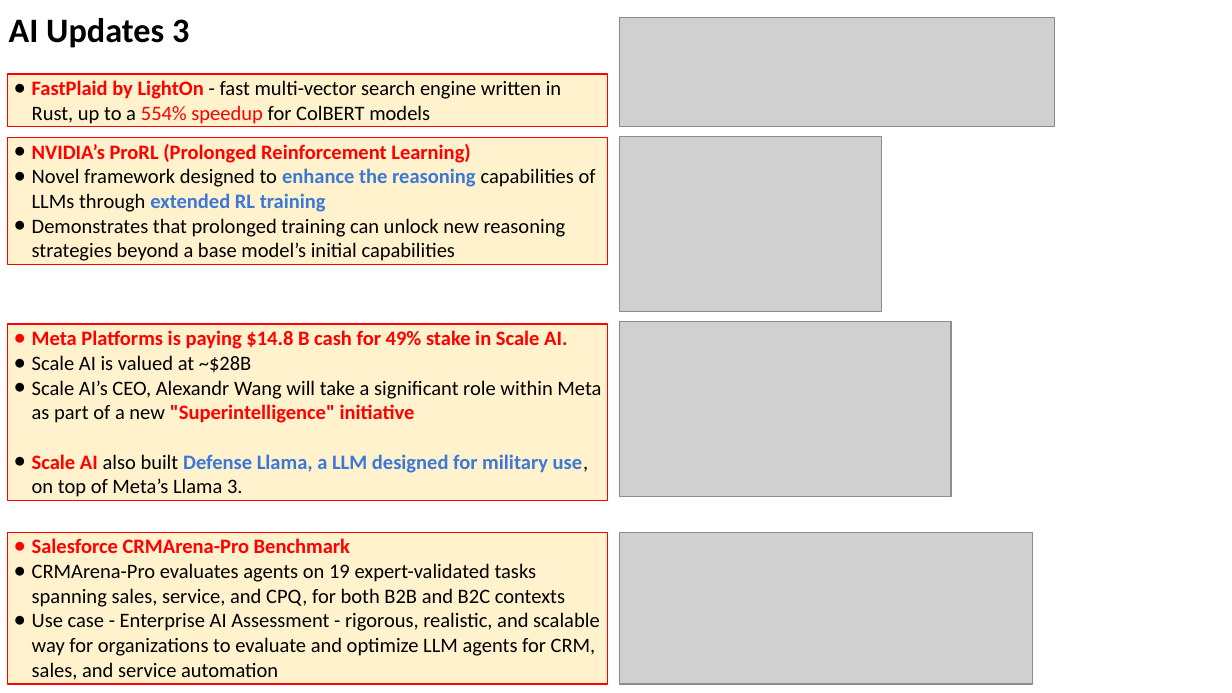
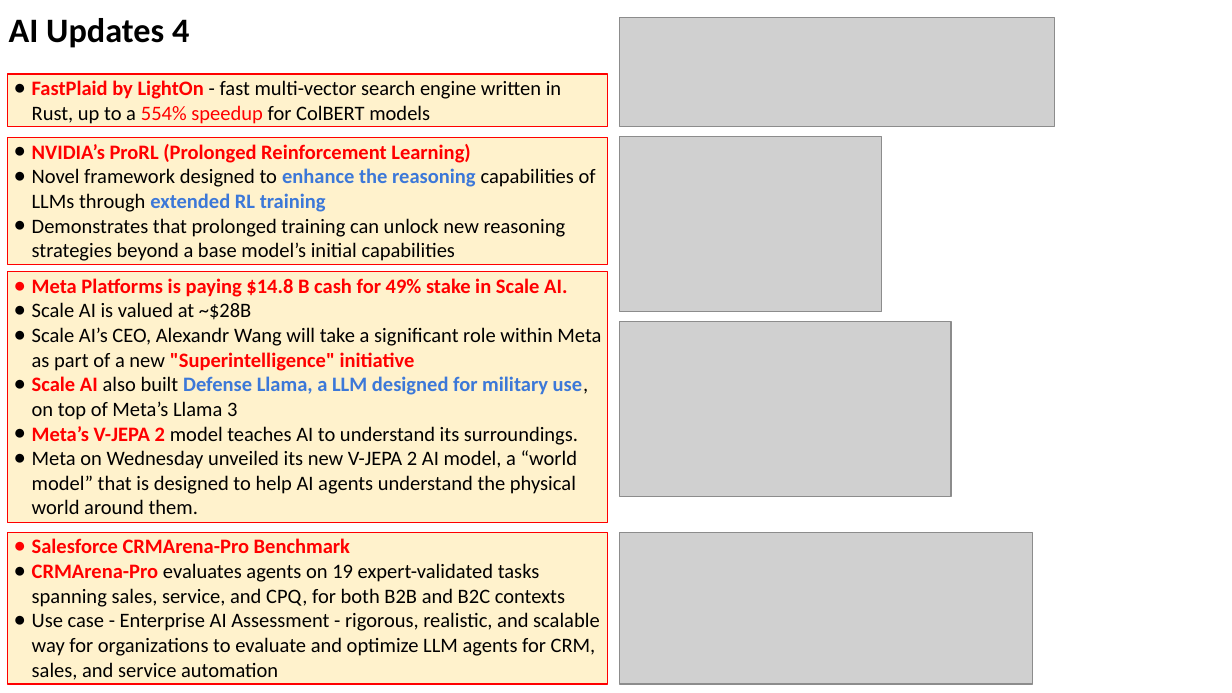
Before and after one commit to lselector/seminar, a slide deck: slide 7 of 2025/2025-06-13-AI-Updates.pptx (slide 6 before the commit). Drawn at 1232x693 pixels with LibreOffice and Linux fonts; fonts in the diff are those of the drawing; grey boxes stand for pictures. Boxes give left, top, right and bottom in pixels: in the first picture for what was removed or moved away, otherwise in the second. Text is boxed around its words. In the diff, an @@ line names an element or a change of style, - is before the commit and + after.

```diff
--- a/2025/2025-06-13-AI-Updates.pptx
+++ b/2025/2025-06-13-AI-Updates.pptx
@@ text at (x1=9, y1=18, x2=189, y2=48): text changed @@
-AI Updates 3
+AI Updates 4
@@ rectangle "Meta Platforms is paying $14.8 ..." resized from (x1=7, y1=324, x2=607, y2=500) to (x1=7, y1=271, x2=607, y2=522) @@
@@ text in rectangle at (x1=32, y1=376, x2=588, y2=514): text changed; text colour #3C78D8 to #000000; bold off @@
-● Scale AI also built Defense Llama, a LLM designed for military use, on top of Meta’s Llama 3.
+● Scale AI also built Defense Llama, a LLM designed for military use, on top of Meta’s Llama 3
+● Meta’s V-JEPA 2 model teaches AI to understand its surroundings.
+● Meta on Wednesday unveiled its new V-JEPA 2 AI model, a “world model” that is designed to help AI agents understand the physical world around them.
@@ text in rectangle at (x1=32, y1=563, x2=565, y2=607): text colour #000000 to #FF0000, bold on in "CRMArena-Pro" @@
```
Also in this commit, not shown: 10 other slides changed, 4 slides added.
